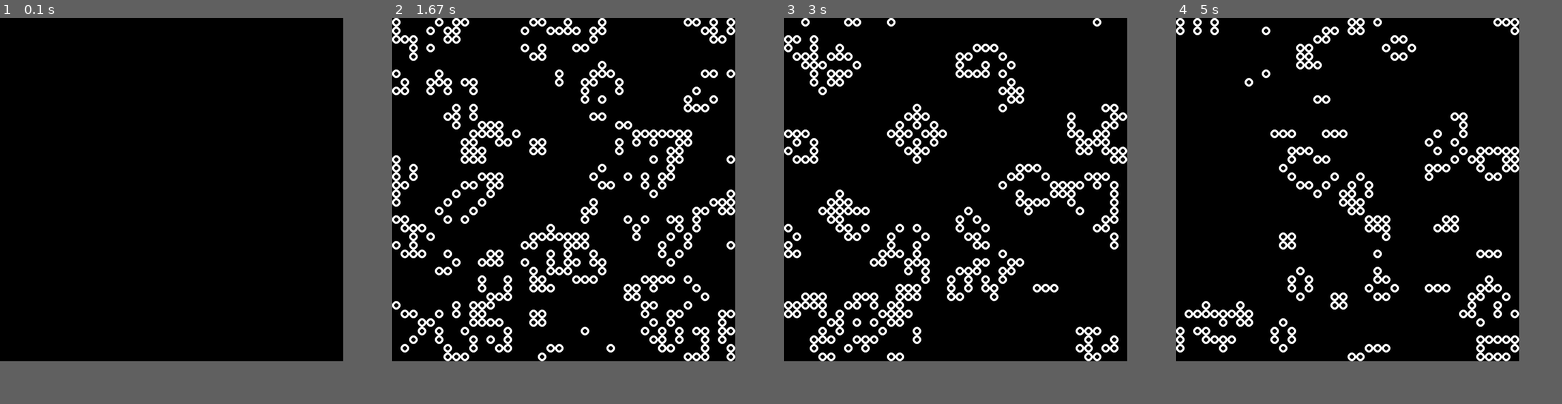
Above: before the commit, frames 1-4 (left to right).
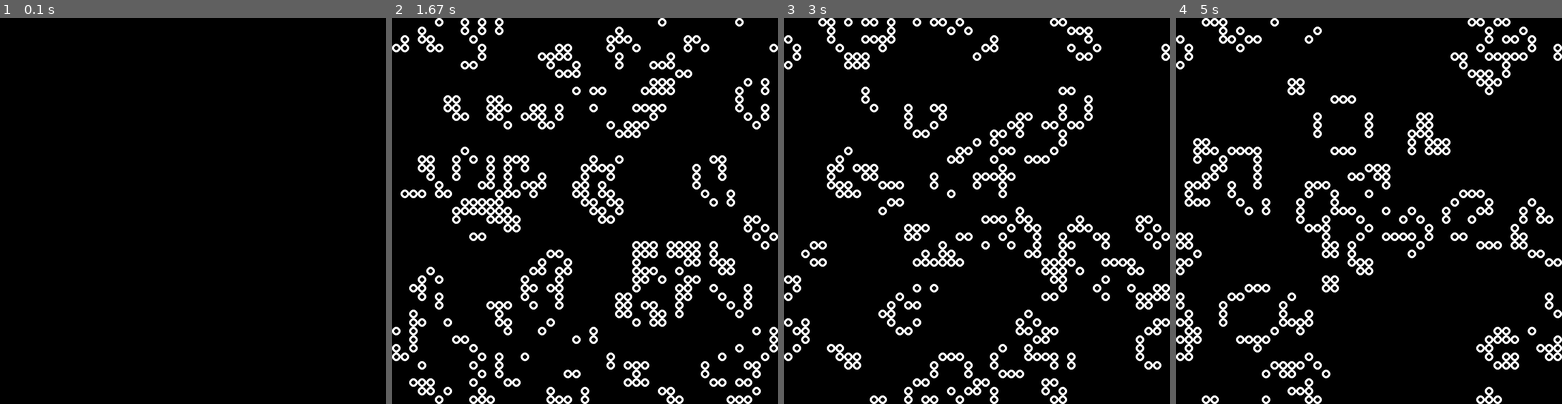
Above: after the commit, the same moments.

Repository: odd-meta/a_game_of_life
Game: pygame game, started from game_of_life_cell.py
The game is run twice, just before and just after one commit, with the same random seed, the same clock (stepped at 60 frames per second) and the same inputs. The source is Python 2; it was converted automatically to run under Python 3.
Inputs (mouse positions are in pixels of both pictures, inside the frame that each line leads up to):
- Up to frame 1 (0.1 s): no input
- Up to frame 2 (1.67 s): click (585, 211) at 0.38 s; press the mouse at (585, 211) at 0.7 s; move the mouse to (608, 226) at 0.8 s; release the mouse at (631, 245) at 0.93 s; press the mouse at (585, 211) at 1.03 s; move the mouse to (577, 261) at 1.13 s; release the mouse at (565, 311) at 1.27 s; press the mouse at (585, 211) at 1.37 s; move the mouse to (635, 241) at 1.47 s; release the mouse at (685, 272) at 1.6 s
- Up to frame 3 (3 s): press the mouse at (977, 211) at 1.7 s; move the mouse to (1042, 261) at 1.8 s; release the mouse at (1112, 311) at 1.93 s; press the mouse at (977, 211) at 2.03 s; move the mouse to (1019, 176) at 2.13 s; release the mouse at (1058, 141) at 2.27 s; press the mouse at (977, 211) at 2.37 s; move the mouse to (1019, 164) at 2.47 s; release the mouse at (1065, 114) at 2.6 s; press the mouse at (977, 211) at 2.7 s; move the mouse to (934, 176) at 2.8 s; release the mouse at (892, 141) at 2.93 s
- Up to frame 4 (5 s): press the mouse at (1369, 211) at 3.03 s; move the mouse to (1311, 284) at 3.13 s; release the mouse at (1253, 353) at 3.27 s; press the mouse at (1369, 211) at 3.37 s; move the mouse to (1330, 226) at 3.47 s; release the mouse at (1291, 241) at 3.6 s; press the mouse at (1369, 211) at 3.7 s; move the mouse to (1426, 257) at 3.8 s; release the mouse at (1488, 303) at 3.93 s; press the mouse at (1369, 211) at 4.03 s; move the mouse to (1357, 153) at 4.13 s; release the mouse at (1345, 95) at 4.27 s; press the mouse at (1369, 211) at 4.37 s; move the mouse to (1322, 241) at 4.47 s; release the mouse at (1272, 276) at 4.6 s; press the mouse at (1369, 211) at 4.7 s; move the mouse to (1299, 176) at 4.8 s; release the mouse at (1226, 141) at 4.93 s
In our replay, the window is 800x800 before the commit and 900x900 after it. These sizes can differ from the game's own. Grey fills any space a smaller window leaves; there, only what the larger window draws over its background counts as a difference.

The runs differ from the first frame. In frame 1, only the window size differs. In frame 2, 18% of the frame differs, in the area x 0-100%, y 0-100%; in frame 3, 15%; in frame 4, 12%.

Commit message:
added window title and icon

Diff:
--- a/game_of_life_cell.py
+++ b/game_of_life_cell.py
@@ -203,7 +203,7 @@
         self._running = True
         self._display_surf = None
         #TODO: make this work with a non-square grid
-        self.size = self.width, self.height = 800, 800
+        self.size = self.width, self.height = 900, 900
         self.bgcolor = 0, 0, 0
         self.DO_STEP_EVENT = pygame.USEREVENT+1
         self.IS_PAUSED = False
@@ -213,6 +213,9 @@
 
     def on_init(self):
         pygame.init()
+        icon_surface = pygame.image.load("icon.bmp")
+        pygame.display.set_icon(icon_surface)
+        pygame.display.set_caption("cellular automata makes krishna-jesus smile")
         self._display_surf = pygame.display.set_mode(self.size, pygame.HWSURFACE | pygame.DOUBLEBUF)
 
         self._running = True
Binary file added: icon.bmp
Binary file added: krishna1baby.jpg
